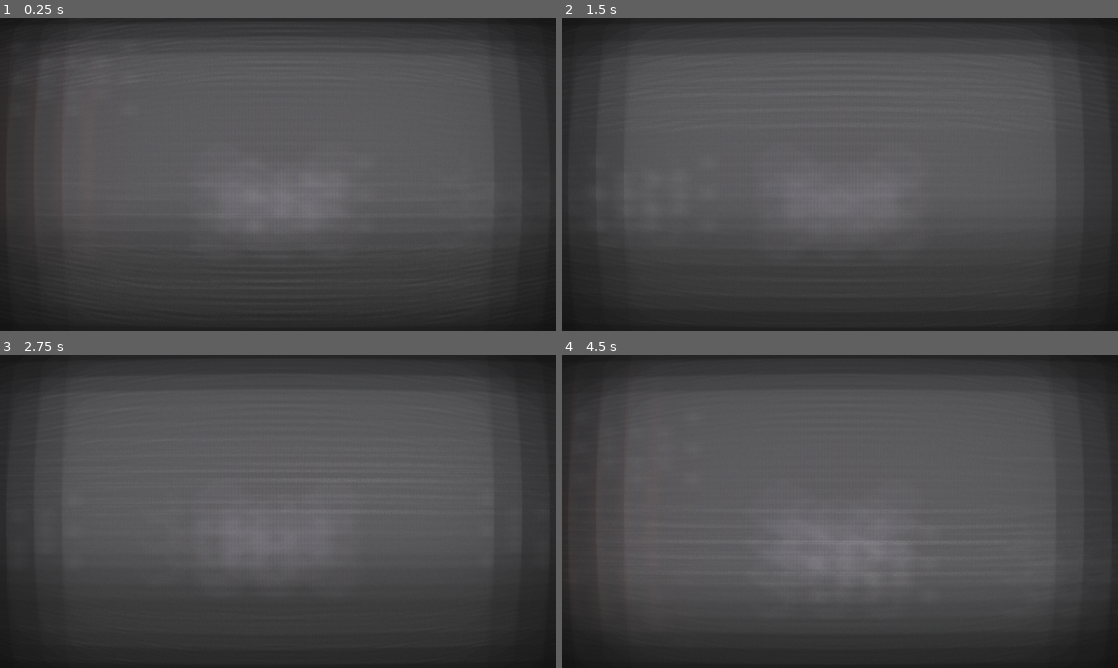
Above: before the commit, frames 1-4 (two rows, left to right).
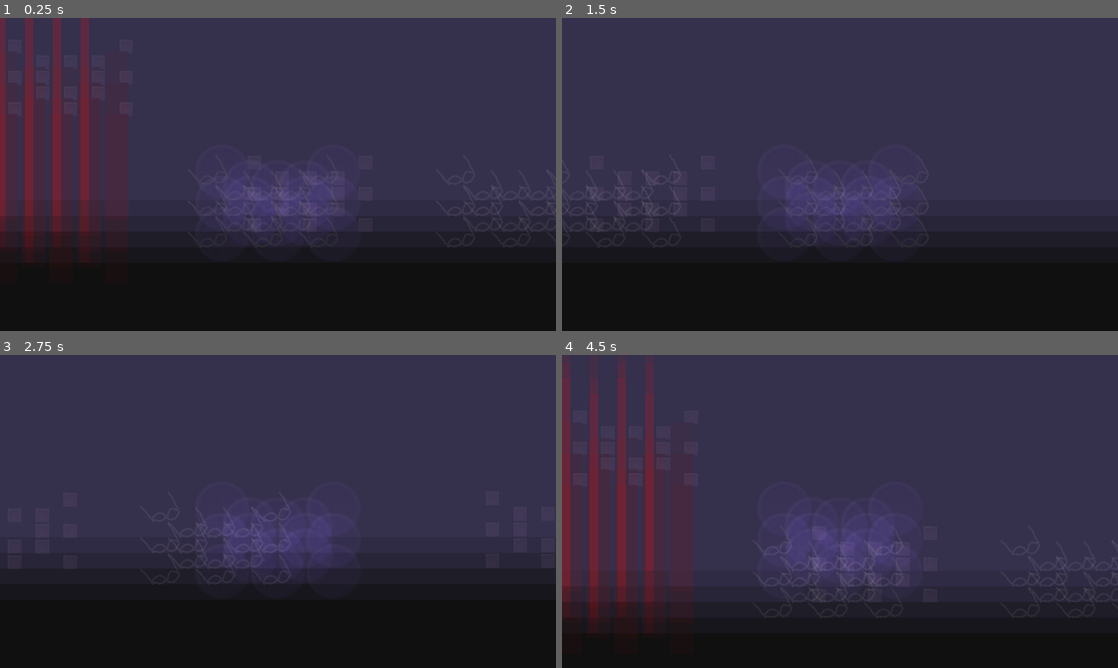
Above: after the commit, the same moments.

Repository: KaratePikachu/JamfestFall2024
Game: Godot game, scene res://Level/test_open_world.tscn
Same seed, same stepped clock (60 frames per second), same inputs: the game is played once before the commit and once after it.
Inputs:
- Up to frame 1 (0.25 s): no input
- Up to frame 2 (1.5 s): tap Enter at 0.5 s; hold 5 (equip_drone) 0.53-1.28 s; hold D (move_right) from 0.53 s (still down); tap Space (jump) at 0.77 s; tap 3 (equip_infared) at 1.35 s
- Up to frame 3 (2.75 s): tap Space (jump) at 1.52 s; release D (move_right) at 2.03 s; hold A (move_left) from 2.03 s (still down); hold 8 (equip_kaleidoscope) from 2.03 s (still down)
- Up to frame 4 (4.5 s): release A (move_left) at 2.78 s; release 8 (equip_kaleidoscope) at 2.78 s; hold D (move_right) 2.78-4.28 s; tap 6 (equip_lidar) at 2.85 s; tap Space (jump) at 3.02, 3.77 s; hold 9 (equip_monocle) 3.53-4.28 s; hold A (move_left) from 4.28 s (still down); tap 7 (equip_normal) at 4.35 s

The runs differ from the first frame. In frame 1, 80% of the frame differs, in the area x 0-100%, y 0-99%; in frame 2, 77%; in frame 3, 77%; in frame 4, 79%.

Commit message:
VCR implemtation
BUG: picking up drone glasses sets glasses to normal not drone

Diff:
--- a/Canvas/vision_effects.gd
+++ b/Canvas/vision_effects.gd
@@ -14,6 +14,9 @@
 	$Blindness.visible = false
 	$Sunglasses.visible = false
 	$Drone.visible = false
+	$Drone/DroneEffectOne.visible = false
+	$Drone/DroneEffectTwo.visible = false
+	$Drone/DroneEffectThree.visible = false
 
 func enable_vision(glasses : Player.Glasses):
 	if(glasses == Player.Glasses.NONE):
@@ -21,5 +24,9 @@
 	elif(glasses == Player.Glasses.SUNGLASSES):
 		$Sunglasses.visible = true
 	elif(glasses == Player.Glasses.DRONE):
+		print("effect one = ", $Drone/DroneEffectOne.visible)
 		$Drone.visible = true
+		$Drone/DroneEffectOne.visible = true
+		$Drone/DroneEffectTwo.visible = true
+		$Drone/DroneEffectThree.visible = true
 	pass
--- a/Canvas/vision_effects.tscn
+++ b/Canvas/vision_effects.tscn
@@ -99,10 +99,11 @@
 size_flags_vertical = 3
 
 [node name="Drone" type="CanvasLayer" parent="."]
+visible = false
 
-[node name="CanvasLayer" type="CanvasLayer" parent="Drone"]
+[node name="DroneEffectOne" type="CanvasLayer" parent="Drone"]
 
-[node name="Destauration" type="ColorRect" parent="Drone/CanvasLayer"]
+[node name="Destauration" type="ColorRect" parent="Drone/DroneEffectOne"]
 material = SubResource("ShaderMaterial_i3kl3")
 anchors_preset = 15
 anchor_right = 1.0
@@ -111,9 +112,9 @@
 grow_vertical = 2
 metadata/_edit_use_anchors_ = true
 
-[node name="CanvasLayer2" type="CanvasLayer" parent="Drone"]
+[node name="DroneEffectTwo" type="CanvasLayer" parent="Drone"]
 
-[node name="Blur" type="ColorRect" parent="Drone/CanvasLayer2"]
+[node name="Blur" type="ColorRect" parent="Drone/DroneEffectTwo"]
 material = SubResource("ShaderMaterial_fiv3v")
 anchors_preset = 15
 anchor_right = 1.0
@@ -122,9 +123,9 @@
 grow_vertical = 2
 metadata/_edit_use_anchors_ = true
 
-[node name="CanvasLayer3" type="CanvasLayer" parent="Drone"]
+[node name="DroneEffectThree" type="CanvasLayer" parent="Drone"]
 
-[node name="VCR" type="ColorRect" parent="Drone/CanvasLayer3"]
+[node name="VCR" type="ColorRect" parent="Drone/DroneEffectThree"]
 material = SubResource("ShaderMaterial_brhrr")
 anchors_preset = 15
 anchor_right = 1.0
--- a/Player/player.gd
+++ b/Player/player.gd
@@ -82,6 +82,7 @@
 func _on_glasses_changed(old_glasses: int, new_glasses: int) -> void:
 	self.worn_glasses = new_glasses
 	print("test")
+	print(Glasses.NORMAL)
 	pass # Replace with function body.
 
 func _physics_process(delta):
--- a/Shaders/Test/VCR test.tscn
+++ b/Shaders/Test/VCR test.tscn
@@ -57,6 +57,7 @@
 anchor_bottom = 1.0
 grow_horizontal = 2
 grow_vertical = 2
+metadata/_edit_use_anchors_ = true
 
 [node name="CanvasLayer2" type="CanvasLayer" parent="Drone"]
 
@@ -67,6 +68,7 @@
 anchor_bottom = 1.0
 grow_horizontal = 2
 grow_vertical = 2
+metadata/_edit_use_anchors_ = true
 
 [node name="CanvasLayer3" type="CanvasLayer" parent="Drone"]
 
@@ -77,3 +79,4 @@
 anchor_bottom = 1.0
 grow_horizontal = 2
 grow_vertical = 2
+metadata/_edit_use_anchors_ = true
